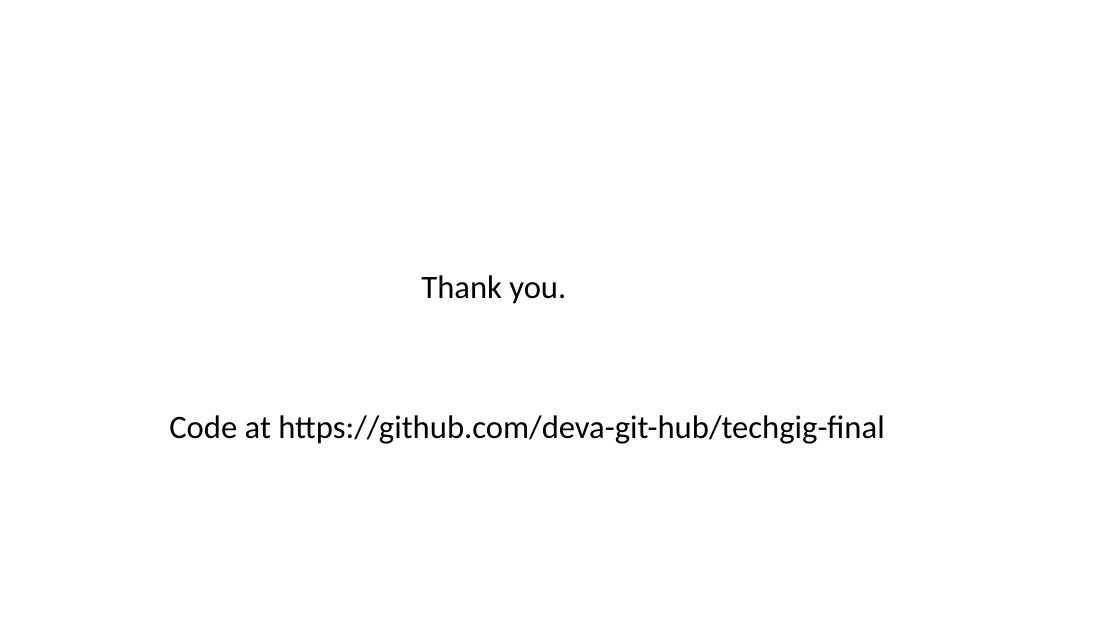
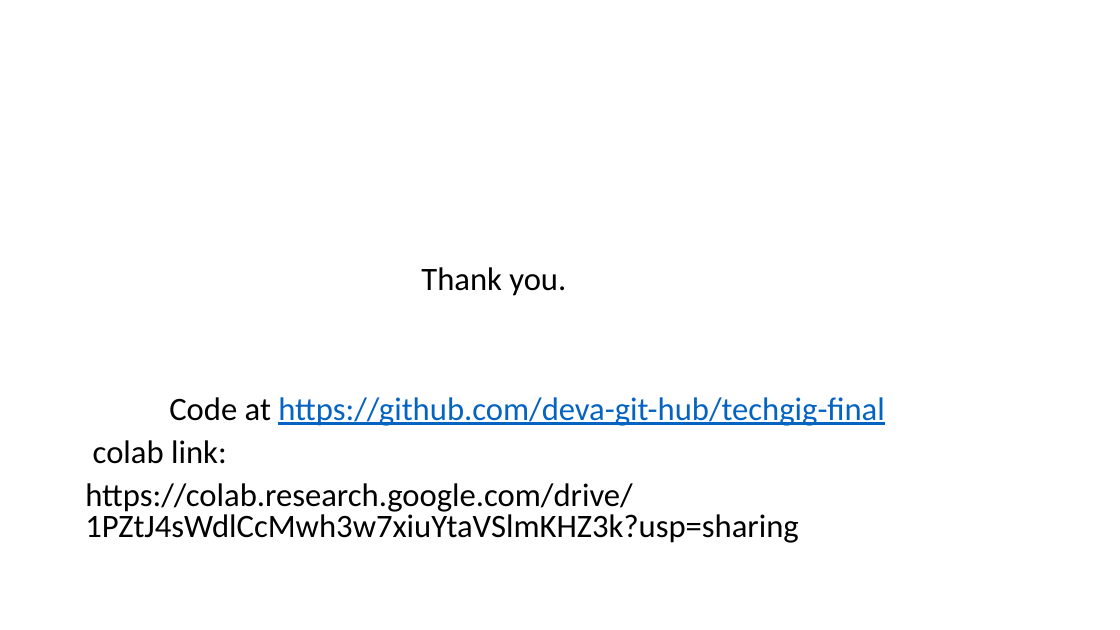
Before and after one commit to deva-git-hub/techgig-final, a slide deck: slide 11 of Team Dev A TechGig PPT.pptx. Drawn at 1120x630 pixels with LibreOffice and Linux fonts; fonts in the diff are those of the drawing. Boxes give left, top, right and bottom in pixels: in the first picture for what was removed or moved away, otherwise in the second. Text is boxed around its words. In the diff, an @@ line names an element or a change of style, - is before the commit and + after.

```diff
--- a/Team Dev A TechGig PPT.pptx
+++ b/Team Dev A TechGig PPT.pptx
@@ text at (169, 267, 884, 426): text colour #000000 to #0563C1, underline on in "https://github.com/deva-git-hub/techgig-final"; line spacing 0.9 to 0.8 @@
@@ text at (85, 440, 798, 543): paragraphs added @@
+colab link:
+https://colab.research.google.com/drive/1PZtJ4sWdlCcMwh3w7xiuYtaVSlmKHZ3k?usp=sharing
```
Also in this commit, not shown: 1 other slide changed.
